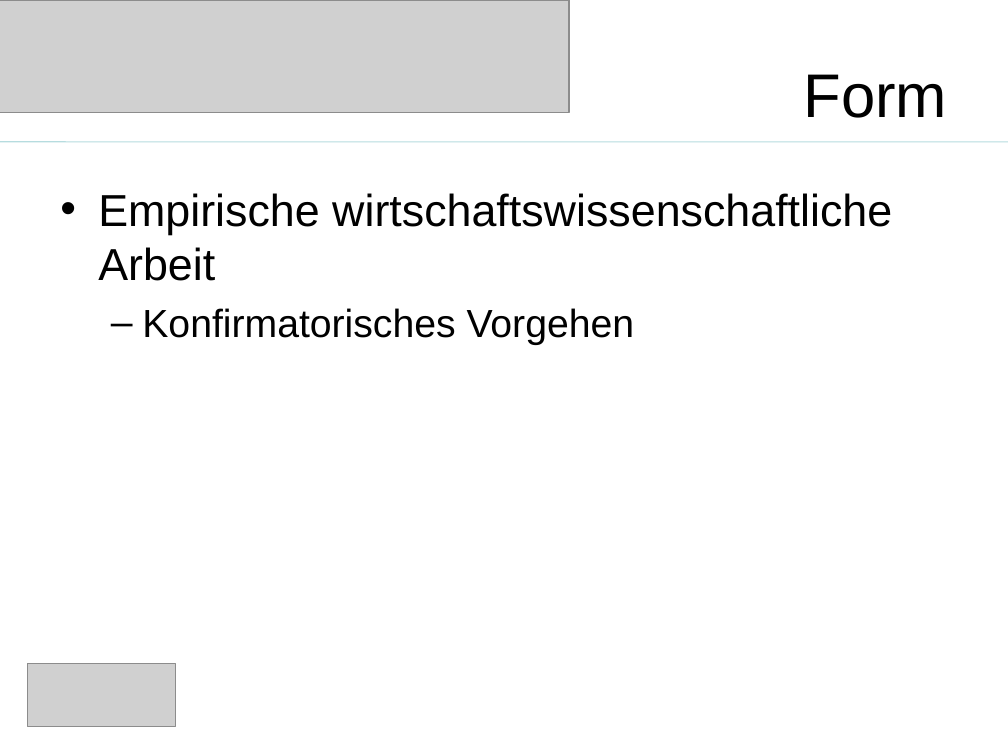
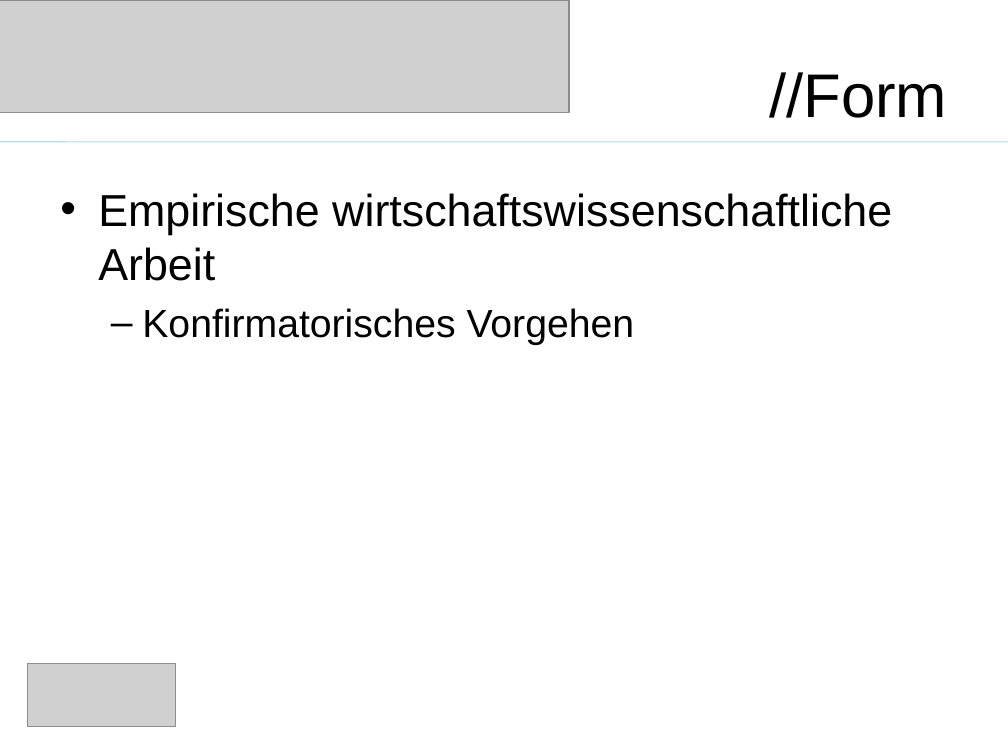
Before and after one commit to saw303/masterstudy, a slide deck: slide 12 of disposition/Präsentation.ppt (slide 9 before the commit). Drawn at 1008x756 pixels with LibreOffice and Linux fonts; fonts in the diff are those of the drawing; grey boxes stand for pictures. Boxes give left, top, right and bottom in pixels: in the first picture for what was removed or moved away, otherwise in the second. Text is boxed around its words. In the diff, an @@ line names an element or a change of style, - is before the commit and + after.

```diff
--- a/disposition/Präsentation.ppt
+++ b/disposition/Präsentation.ppt
@@ title at (769,72,947,118): text changed @@
-Form
+//Form
```
Also in this commit, not shown: 9 other slides changed, 8 slides added, 5 slides removed, 1 other file.
